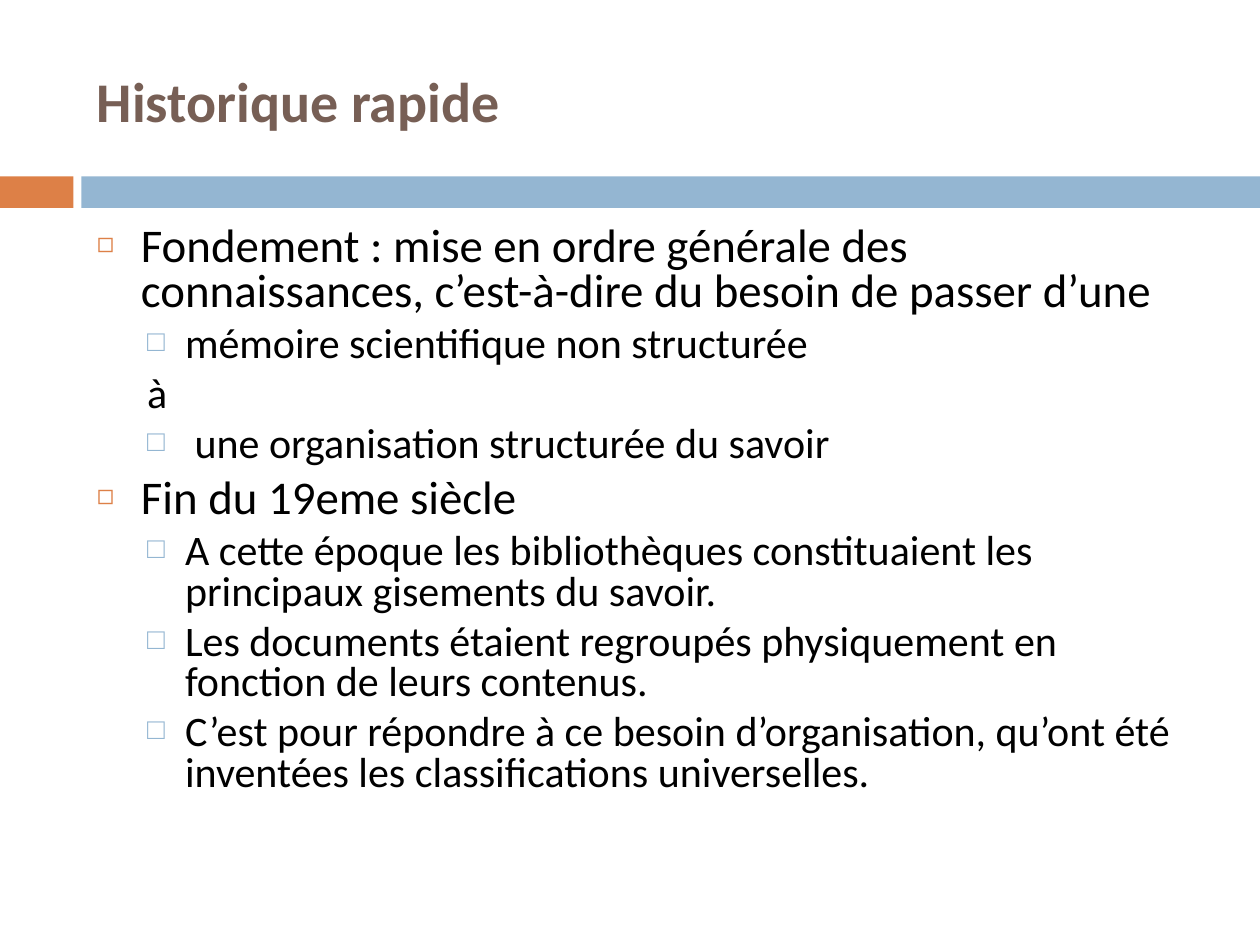
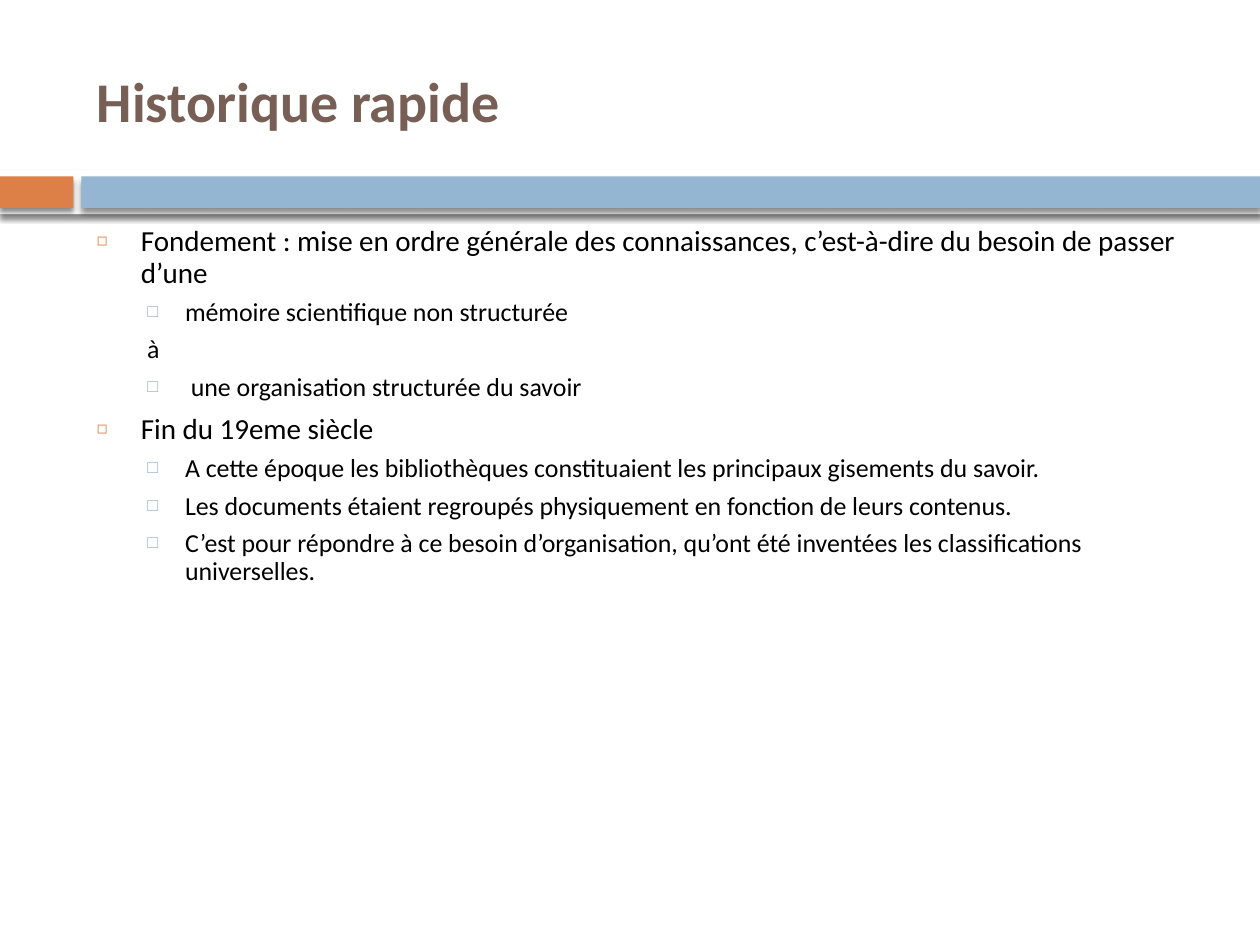
Before and after one commit to martyyann01/td_lyon3, a slide deck: slide 50 of Trait_Doc/Cours/Support_Cours.pptx. Drawn at 1260x945 pixels with LibreOffice and Linux fonts; fonts in the diff are those of the drawing. Boxes give left, top, right and bottom in pixels: in the first picture for what was removed or moved away, otherwise in the second. Text is boxed around its words. In the diff, an @@ line names an element or a change of style, - is before the commit and + after.

```diff
--- a/Trait_Doc/Cours/Support_Cours.pptx
+++ b/Trait_Doc/Cours/Support_Cours.pptx
@@ rectangle at [0,176,73,208]: shadow on @@
@@ rectangle added at [0,170,1260,214], fill #FFFFFF @@
@@ rectangle at [82,176,1260,208]: shadow on @@
@@ text "Fondement : mise en ordre ..." at [141,230,1174,581]: size 26.8 to 16.5 pt in "Fondement : mise en ordre générale des ...", "Fin du 19eme siècle"; size 24.1 to 14.8 pt in "mémoire scientifique non structurée", "à", "une organisation structurée du savoir", "A cette époque les bibliothèques constituaient les ..." and 2 more places; line spacing 0.8 to 0.9; list level 2 to 1 in "à" @@
```
Also in this commit, not shown: 72 other slides changed, 19 other files.
